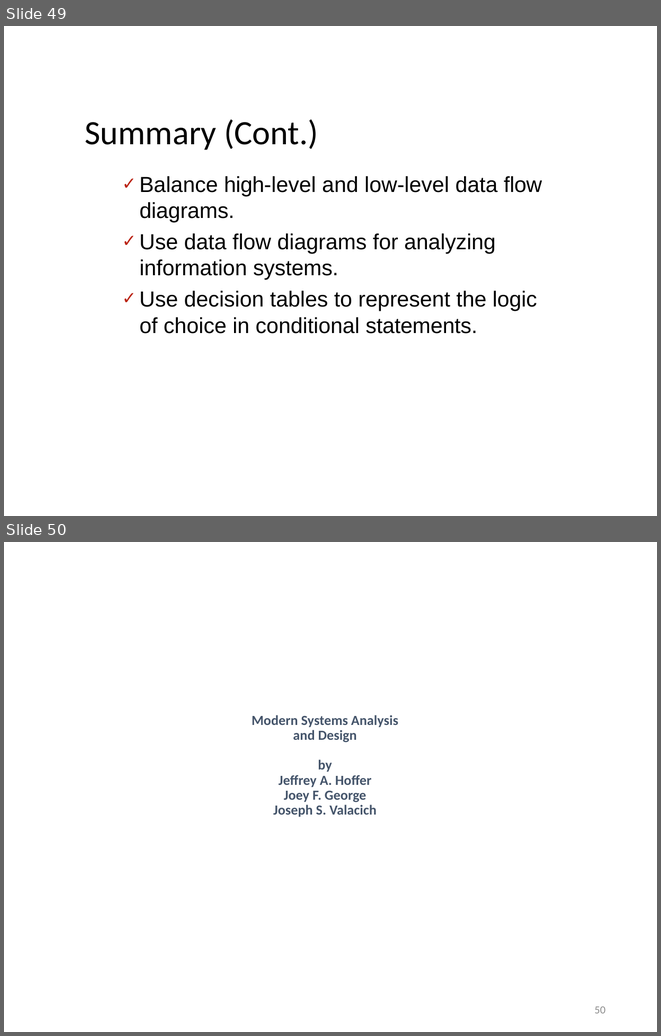
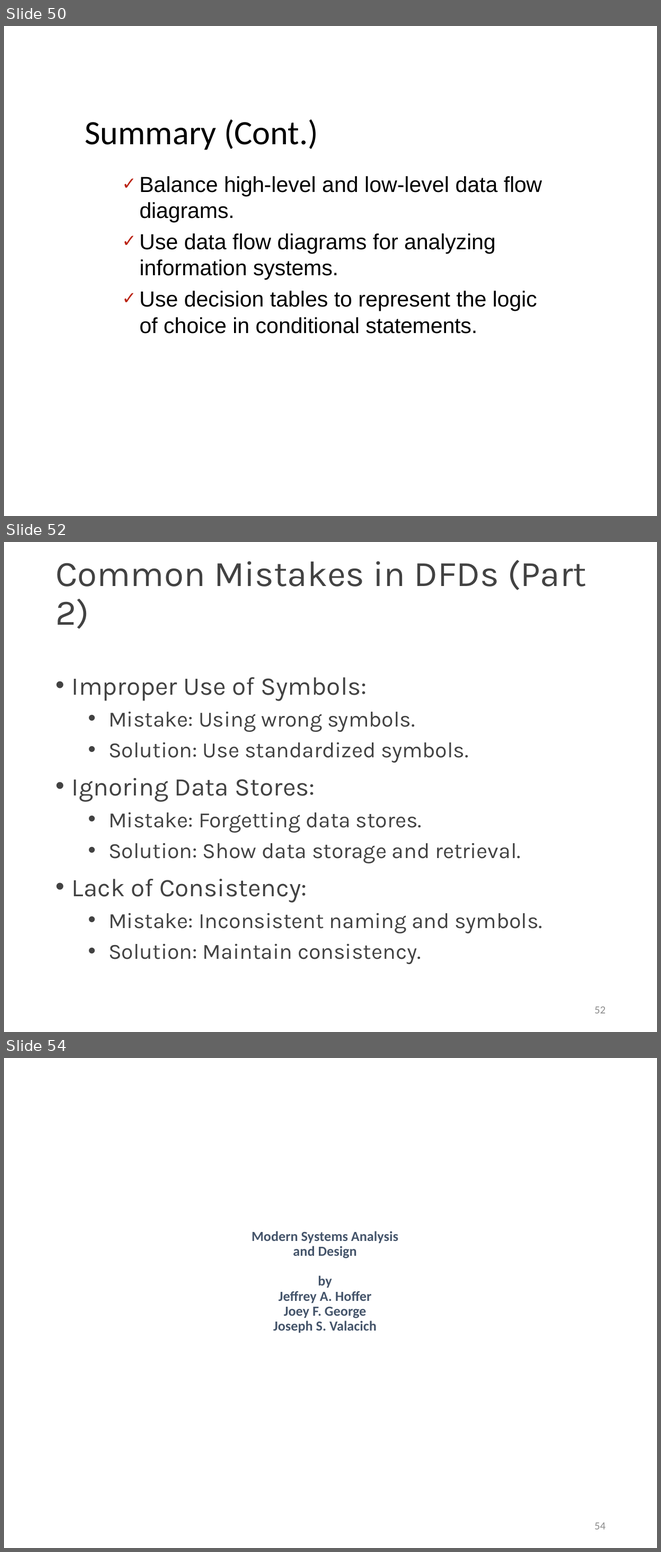
Before and after one commit to weiliang1995/UPM-Master-Software-Engineering-Course, a slide deck: SWE5300/Chapter 3-2 Software Analysis Requirements.pptx. Shown one above the other, each under a label of ours: slides 49 and 50 before the commit, slides 50, 52 and 54 after it; the slides between them are not shown. The pictures are 661x1036 and 661x1552 pixels, drawn with LibreOffice and Linux fonts; fonts in the diff are those of the drawing. Boxes give left, top, right and bottom in pixels: in the first picture for what was removed or moved away, otherwise in the second. Text is boxed around its words. In the diff, an @@ line names an element or a change of style, - is before the commit and + after.

```diff
--- a/SWE5300/Chapter 3-2 Software Analysis Requirements.pptx
+++ b/SWE5300/Chapter 3-2 Software Analysis Requirements.pptx
@@ slide 52 added at [4,542,657,1032], background #FFFFFF @@
@@ title added at [55,560,586,629], 39.6 pt, text #424242 @@
+Common Mistakes in DFDs (Part 2)
@@ text added at [72,677,542,964], 24 pt, text #424242 @@
+• Improper Use of Symbols:
+  • Mistake: Using wrong symbols.
+  • Solution: Use standardized symbols.
+• Ignoring Data Stores:
+  • Mistake: Forgetting data stores.
+  • Solution: Show data storage and retrieval.
+• Lack of Consistency:
+  • Mistake: Inconsistent naming and symbols.
+  • Solution: Maintain consistency.
@@ page number added at [594,1006,606,1013], 12 pt, text #8C8C8C @@
+52
@@ what was slide 49 is now slide 50 @@
@@ what was slide 50 is now slide 54 @@
@@ page number at [594,1522,606,1529]: text changed @@
-50
+54
```
Also in this commit, not shown: 8 slides changed, 8 other slides added, 5 slides removed, 4 other files.
